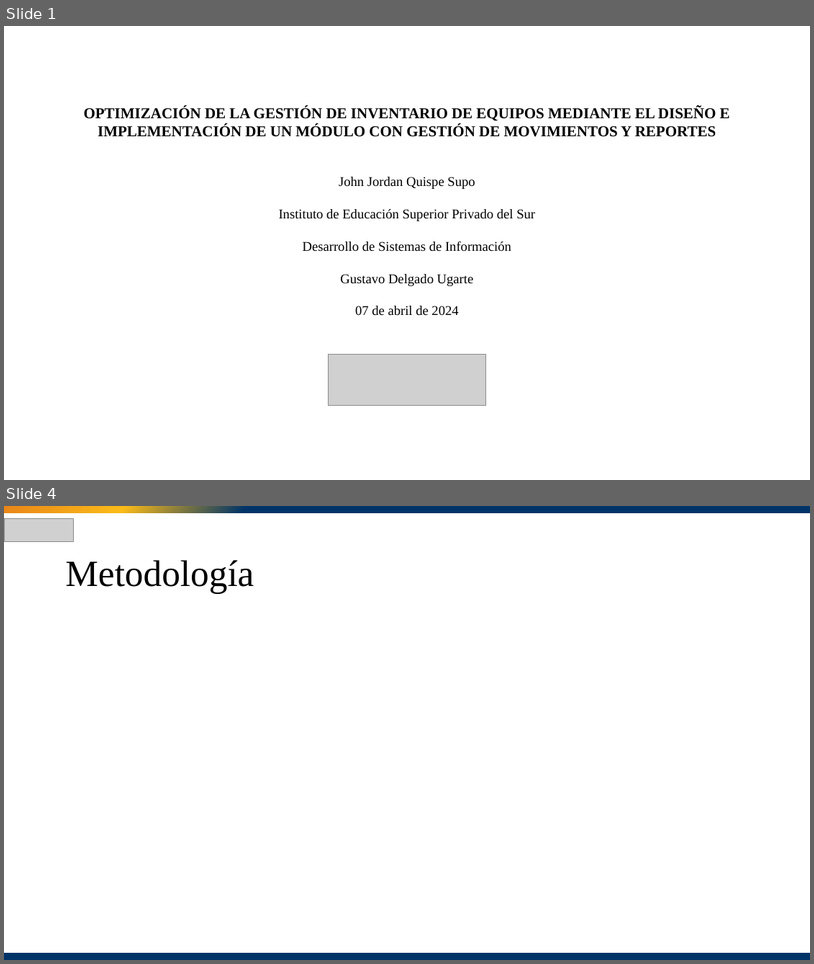
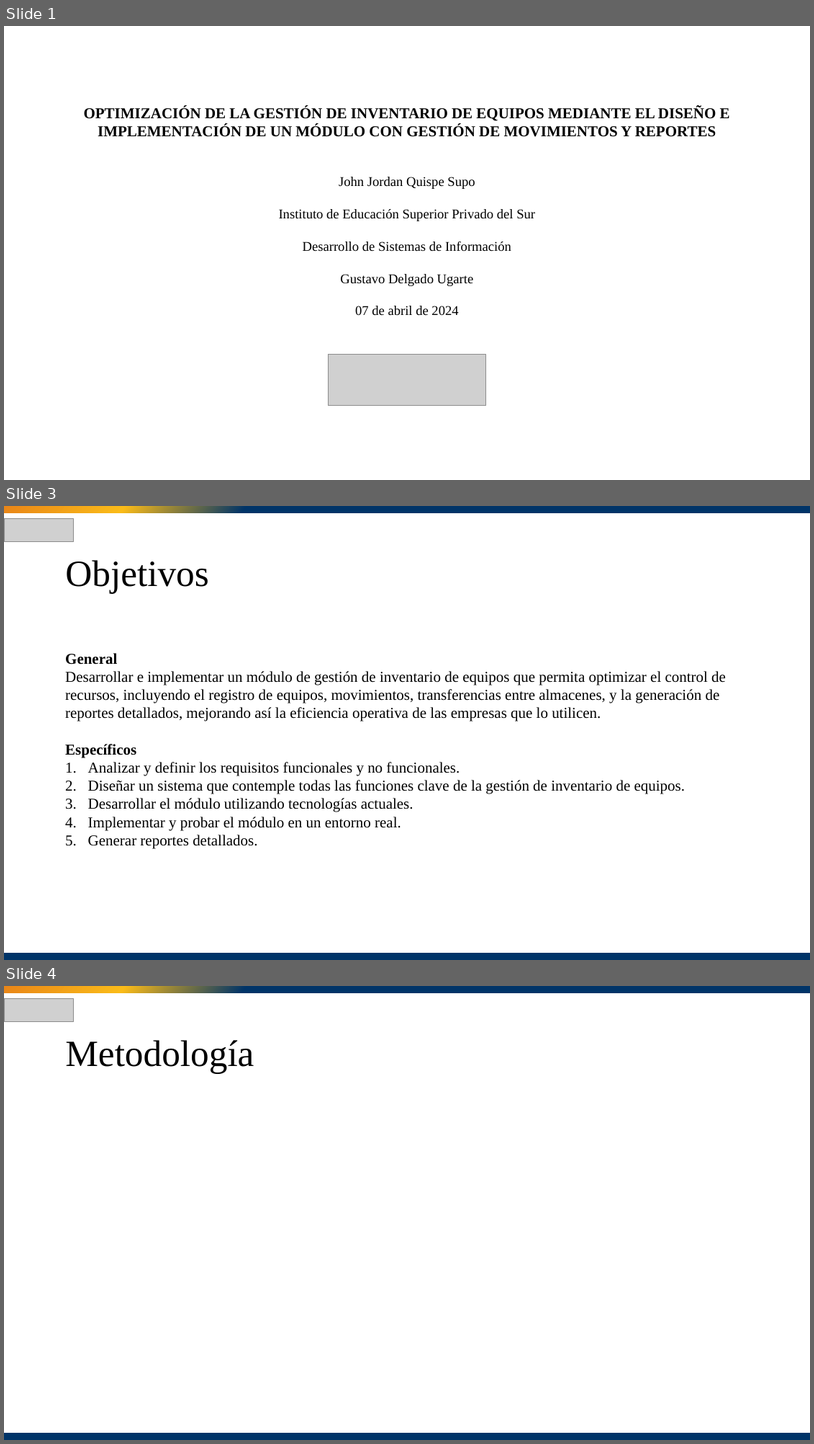
Before and after one commit to JordanNoah7/Conquistadores, a slide deck: Presentación.pptx. Shown one above the other, each under a label of ours: slides 1 and 4 before the commit, slides 1, 3 and 4 after it; the slides between them are not shown. The pictures are 814x964 and 814x1444 pixels, drawn with LibreOffice and Linux fonts; fonts in the diff are those of the drawing; grey boxes stand for pictures. Boxes give left, top, right and bottom in pixels: in the first picture for what was removed or moved away, otherwise in the second. Text is boxed around its words. In the diff, an @@ line names an element or a change of style, - is before the commit and + after.

```diff
--- a/Presentación.pptx
+++ b/Presentación.pptx
@@ slide 3 added at bbox=[4, 506, 810, 960], background #FFFFFF @@
@@ picture added at bbox=[4, 519, 74, 542] @@
@@ rectangle added at bbox=[4, 506, 810, 513], fill gradient #E98618 to #FABB19 to #003468 @@
@@ text added at bbox=[65, 560, 208, 593], 44 pt, text #000000 @@
+Objetivos
@@ text added at bbox=[65, 653, 726, 849], 18 pt, text #000000 @@
+General
+Desarrollar e implementar un módulo de gestión de inventario de equipos que permita optimizar el control de recursos, incluyendo el registro de equipos, movimientos, transferencias entre almacenes, y la generación de reportes detallados, mejorando así la eficiencia operativa de las empresas que lo utilicen.
+Específicos
+1. Analizar y definir los requisitos funcionales y no funcionales.
+2. Diseñar un sistema que contemple todas las funciones clave de la gestión de inventario de equipos.
+3. Desarrollar el módulo utilizando tecnologías actuales.
+4. Implementar y probar el módulo en un entorno real.
+5. Generar reportes detallados.
@@ rectangle added at bbox=[4, 952, 810, 960], fill #003468 @@
```
Also in this commit, not shown: 1 other slide added, 2 slides removed.
